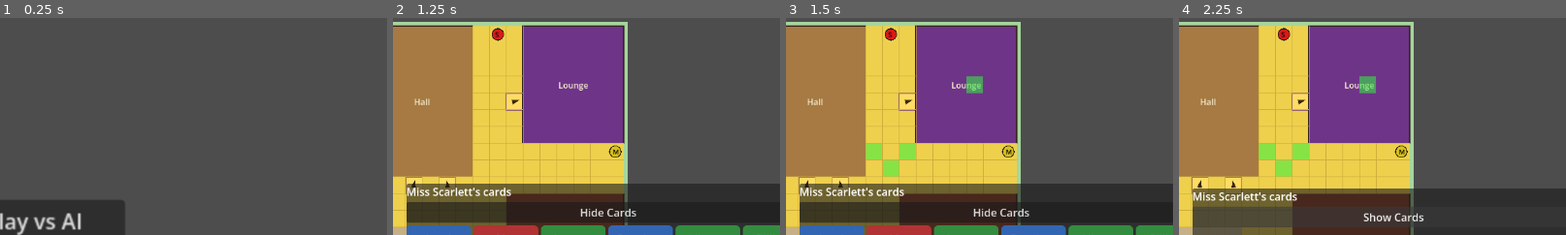
Above: before the commit, frames 1-4 (left to right).
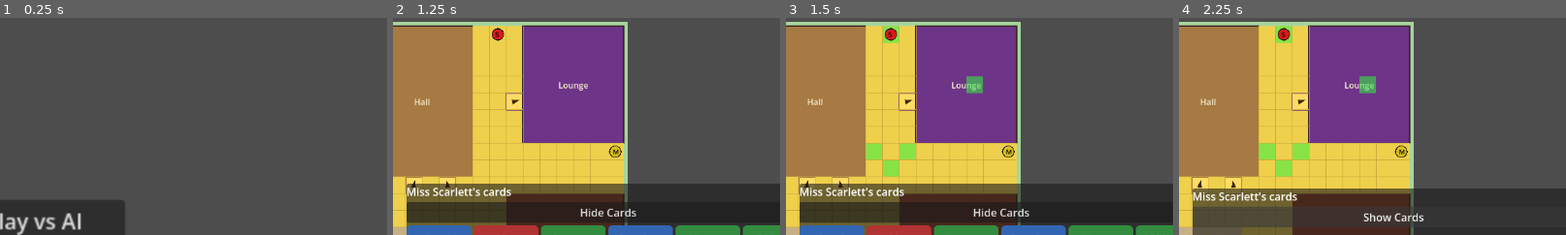
Above: after the commit, the same moments.

Repository: GamanMil/Cluedo_Team50_Godot
Game: Godot game, scene res://Scenes/MainMenu.tscn
Same seed, same stepped clock (60 frames per second), same inputs: the game is played once before the commit and once after it.
Inputs:
- Up to frame 1 (0.25 s): no input
- Up to frame 2 (1.25 s): click "Play vs AI" at 0.5 s
- Up to frame 3 (1.5 s): click "Roll dice" at 1.25 s
- Up to frame 4 (2.25 s): click "Hide Cards" at 2 s
The pictures show only the part of the screen within x 46-96%, y 0-50%; the shares and areas given below are measured in that part.

Frames 1-2 are identical in both runs. In frame 3, 0.2% of the frame differs, in the area x 25-30%, y 3-12%; in frame 4, 0.2%.

Commit message:
added option to remain stationary by making cell player is standing on selectable

Diff:
--- a/Scripts/Board.gd
+++ b/Scripts/Board.gd
@@ -262,6 +262,11 @@
 	var from_room_name: String          = _room_cells.get(from, "")
 
 	if from_room_name != "":
+		reachable.append(rooms[from_room_name].centre_cell())
+	else:
+		reachable.append(from)
+
+	if from_room_name != "":
 		var from_room: BoardRoomData = rooms[from_room_name]
 		for door in from_room.door_cells:
 			if not visited.has(door):
